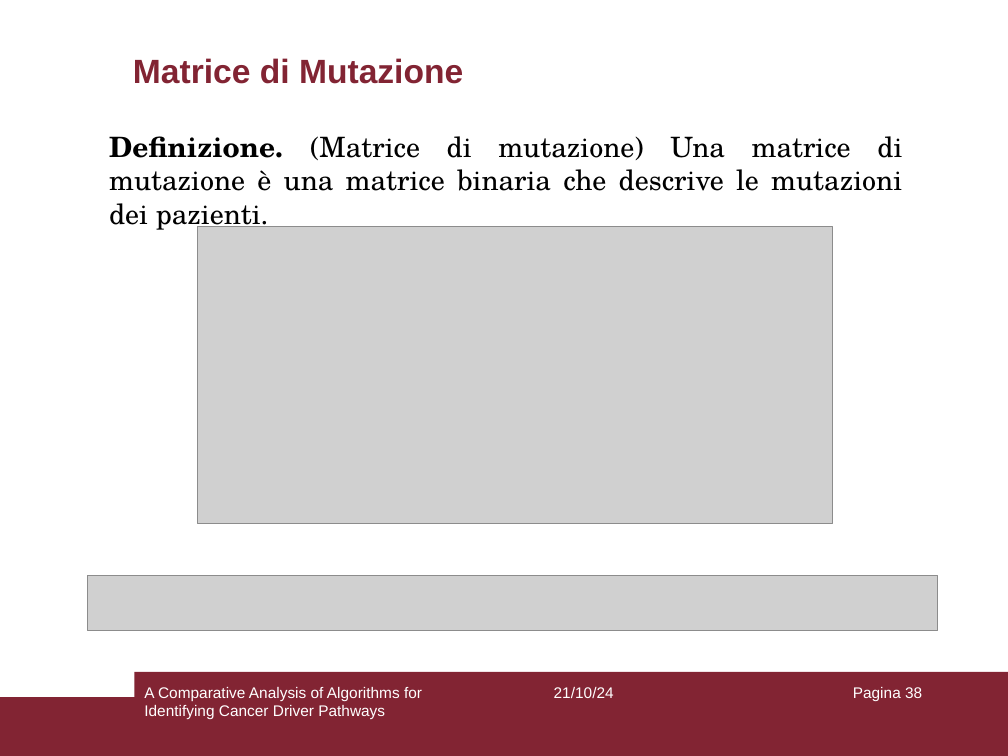
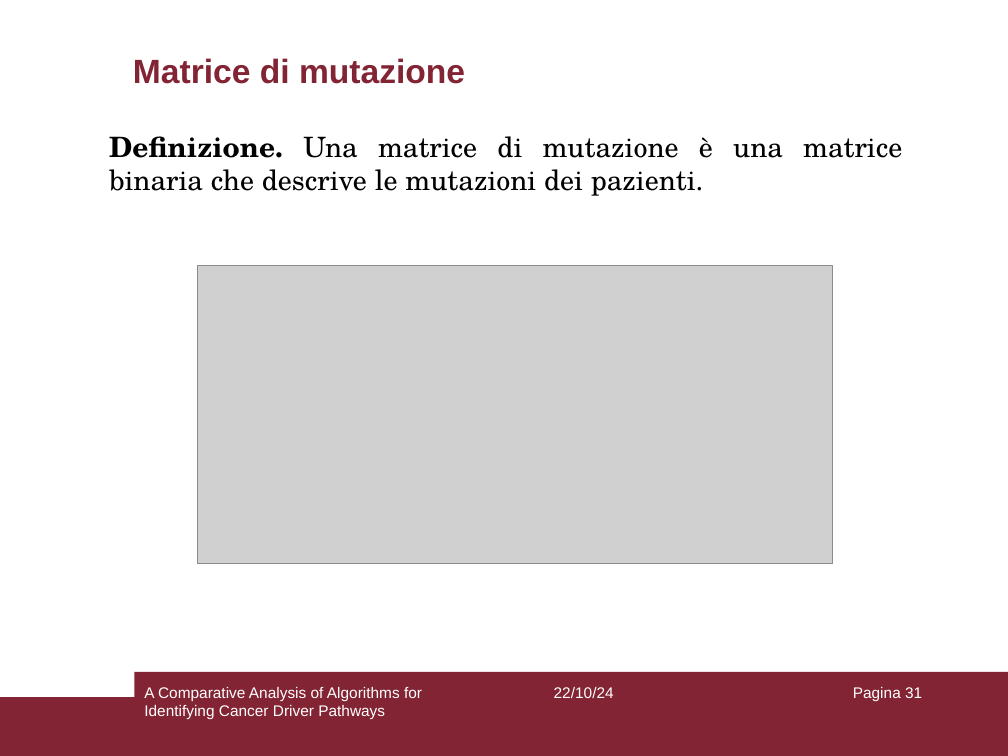
Before and after one commit to aflaag/bsc-thesis, a slide deck: slide 31 of presentation/slides.odp (slide 38 before the commit). Drawn at 1008x756 pixels with LibreOffice and Linux fonts; fonts in the diff are those of the drawing; grey boxes stand for pictures. Boxes give left, top, right and bottom in pixels: in the first picture for what was removed or moved away, otherwise in the second. Text is boxed around its words. In the diff, an @@ line names an element or a change of style, - is before the commit and + after.

```diff
--- a/presentation/slides.odp
+++ b/presentation/slides.odp
@@ title at (133, 58, 465, 84): text changed @@
-Matrice di Mutazione
+Matrice di mutazione
@@ text at (109, 136, 902, 196): text changed @@
-Definizione. (Matrice di mutazione) Una matrice di mutazione è una matrice binaria che descrive le mutazioni dei pazienti.
+Definizione. Una matrice di mutazione è una matrice binaria che descrive le mutazioni dei pazienti.
@@ picture: place and size @@
-picture at (198, 226, 833, 523)
+picture at (198, 266, 833, 563)
@@ picture removed at (88, 576, 938, 631) @@
@@ text at (554, 687, 614, 698): text changed @@
-21/10/24
+22/10/24
@@ page number at (853, 687, 922, 701): text changed @@
-Pagina 38
+Pagina 31
```
Also in this commit, not shown: 64 other slides changed, 1 slide added, 11 slides removed, 9 other files.
